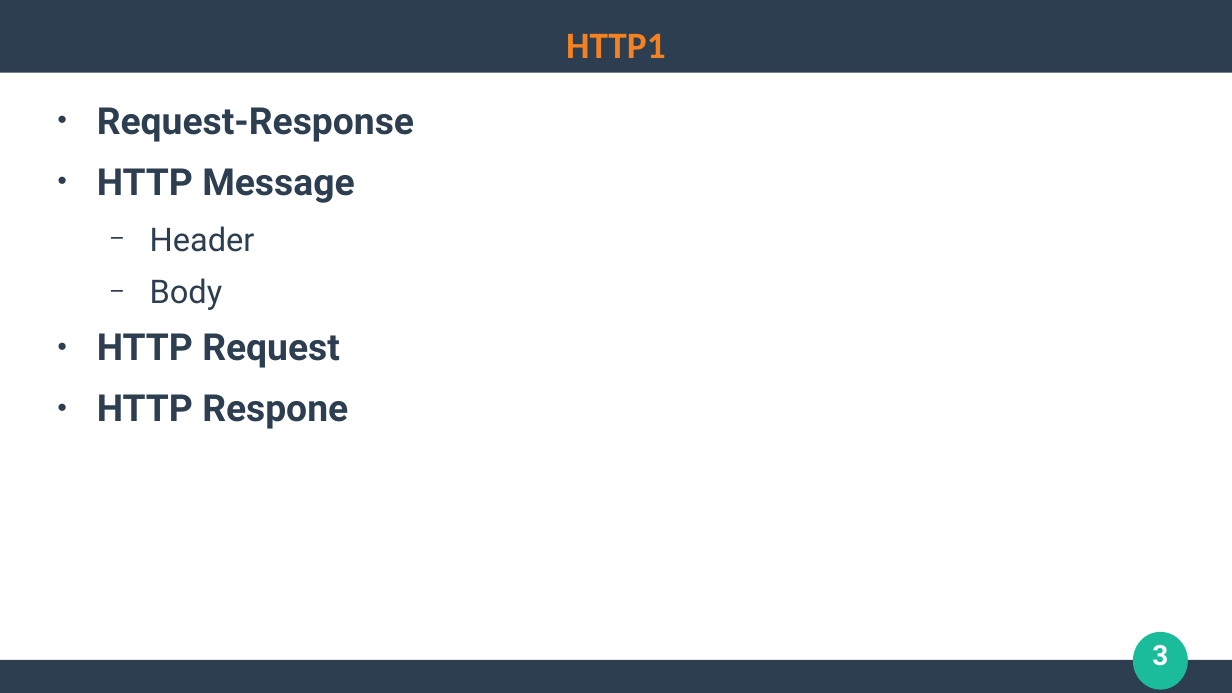
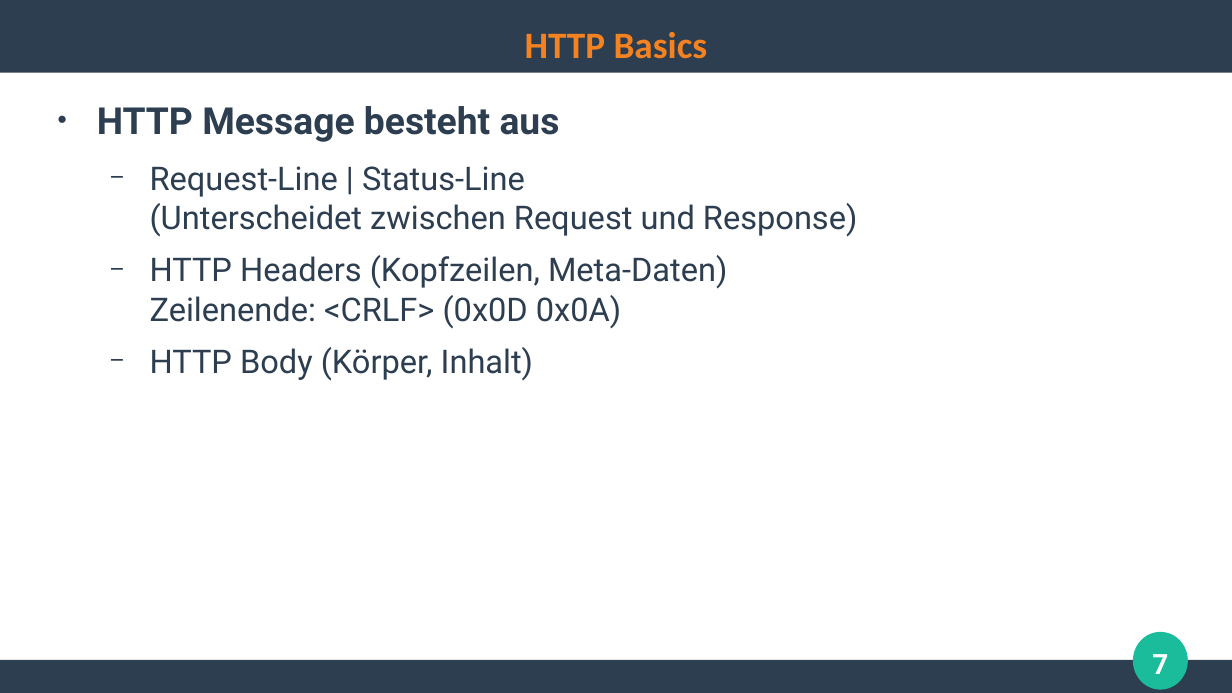
Before and after one commit to ghandmann/HS-AlbSig-WebAnwendungen2, a slide deck: slide 7 of Kapitel/02_HTTP.odp (slide 3 before the commit). Drawn at 1232x693 pixels with LibreOffice and Linux fonts; fonts in the diff are those of the drawing. Boxes give left, top, right and bottom in pixels: in the first picture for what was removed or moved away, otherwise in the second. Text is boxed around its words. In the diff, an @@ line names an element or a change of style, - is before the commit and + after.

Commit message:
Update HTTP presentation

```diff
--- a/Kapitel/02_HTTP.odp
+++ b/Kapitel/02_HTTP.odp
@@ title at (525,32,708,59): text changed @@
-HTTP1
+HTTP Basics
@@ text at (97,106,858,381): text changed; size 24 to 21 pt; bold off @@
-● Request-Response
-● HTTP Message
-  − Header
-  − Body
-● HTTP Request
-● HTTP Respone
+● HTTP Message besteht aus
+  − Request-Line | Status-Line
+    (Unterscheidet zwischen Request und Response)
+  − HTTP Headers (Kopfzeilen, Meta-Daten)
+    Zeilenende: <CRLF> (0x0D 0x0A)
+  − HTTP Body (Körper, Inhalt)
@@ page number removed at (1152,645,1168,666) @@
-3
@@ page number added at (1152,654,1168,674), 18 pt, text #FFFFFF, bold @@
+7
```
Also in this commit, not shown: 3 other slides changed, 15 slides added, 3 slides removed.
